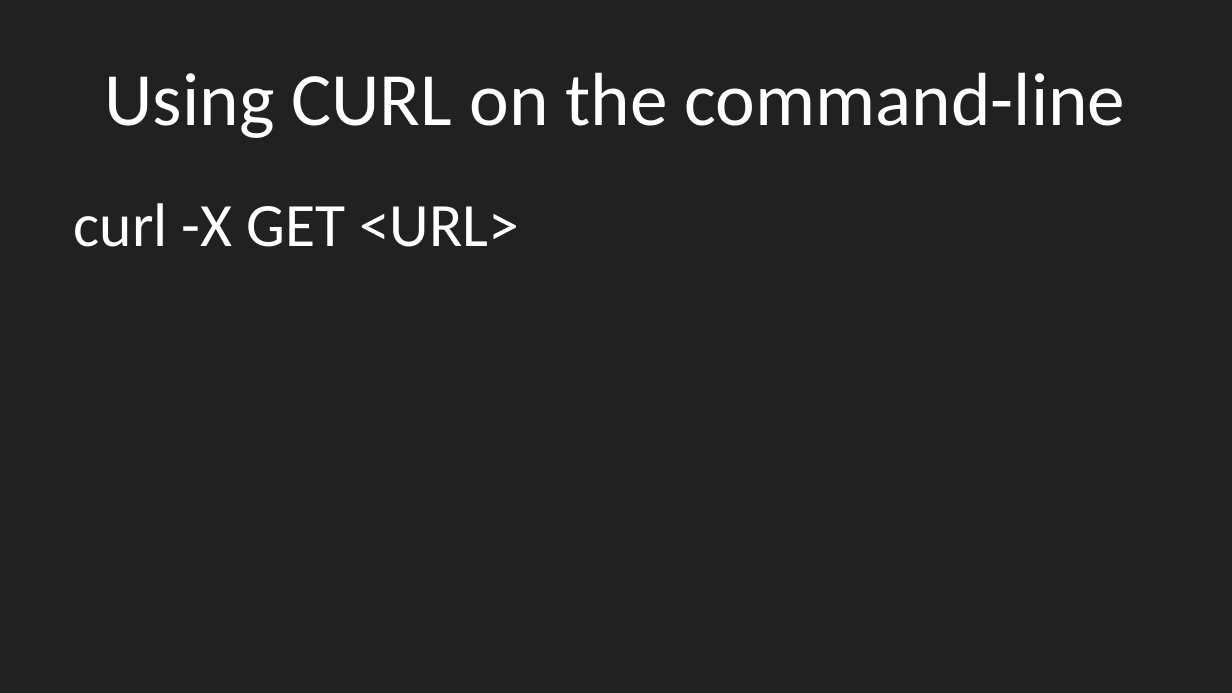
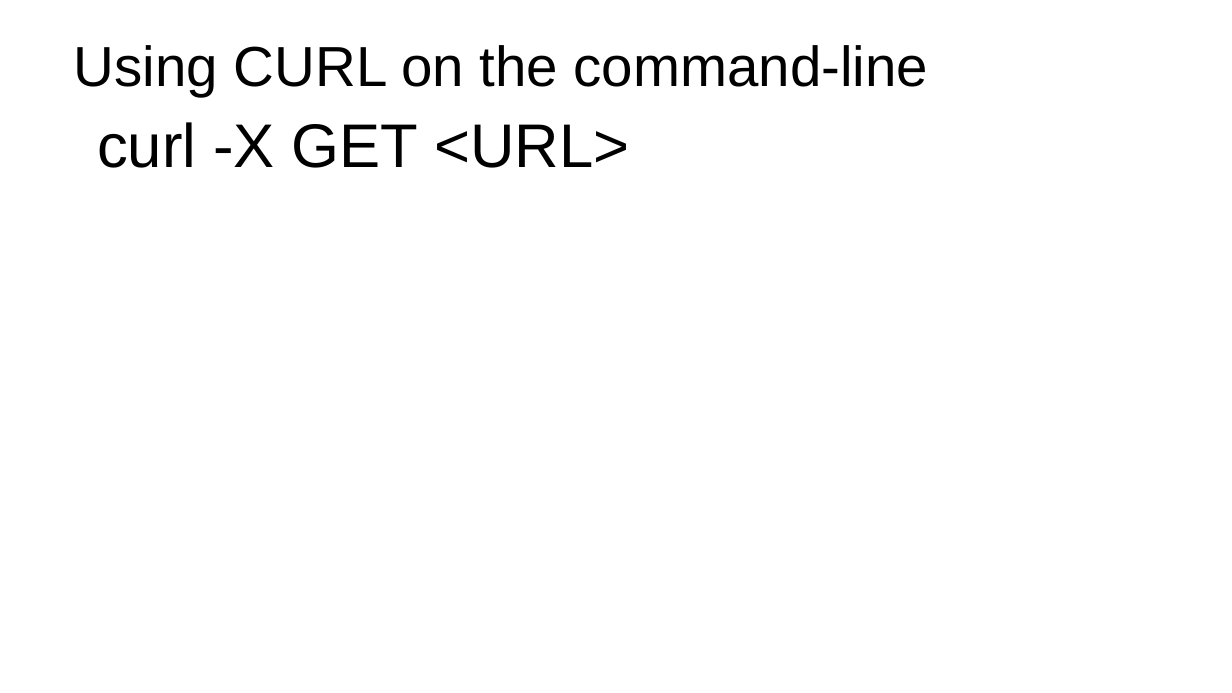
Before and after one commit to bodacea/datascienceforbeginners, a slide deck: slide 17 of Session 03 Acquiring data.pptx. Drawn at 1232x693 pixels with LibreOffice and Linux fonts; fonts in the diff are those of the drawing. Boxes give left, top, right and bottom in pixels: in the first picture for what was removed or moved away, otherwise in the second. Text is boxed around its words. In the diff, an @@ line names an element or a change of style, - is before the commit and + after.

Commit message:
Tidied up some slide styles

```diff
--- a/Session 03 Acquiring data.pptx
+++ b/Session 03 Acquiring data.pptx
@@ background #212121 to #FFFFFF @@
@@ title "Using CURL on the command-line": place and size @@
-title "Using CURL on the command-line" at [105,72,1126,138]
+title "Using CURL on the command-line" at [74,45,928,97]
@@ title "Using CURL on the command-line" at [74,45,928,97]: size 44 to 33 pt, font Calibri to Arial, text colour #FFFFFF to #000000; alignment centre to left; line spacing 1 to 0.9 @@
@@ text "curl -X GET <URL>": place and size @@
-text "curl -X GET <URL>" at [74,203,519,247]
+text "curl -X GET <URL>" at [97,122,629,168]
@@ text "curl -X GET <URL>" at [97,122,629,168]: font Calibri to Arial, text colour #FFFFFF to #000000; line spacing 1.15 to 0.9 @@
```
Also in this commit, not shown: 38 other slides changed, 12 other files.
